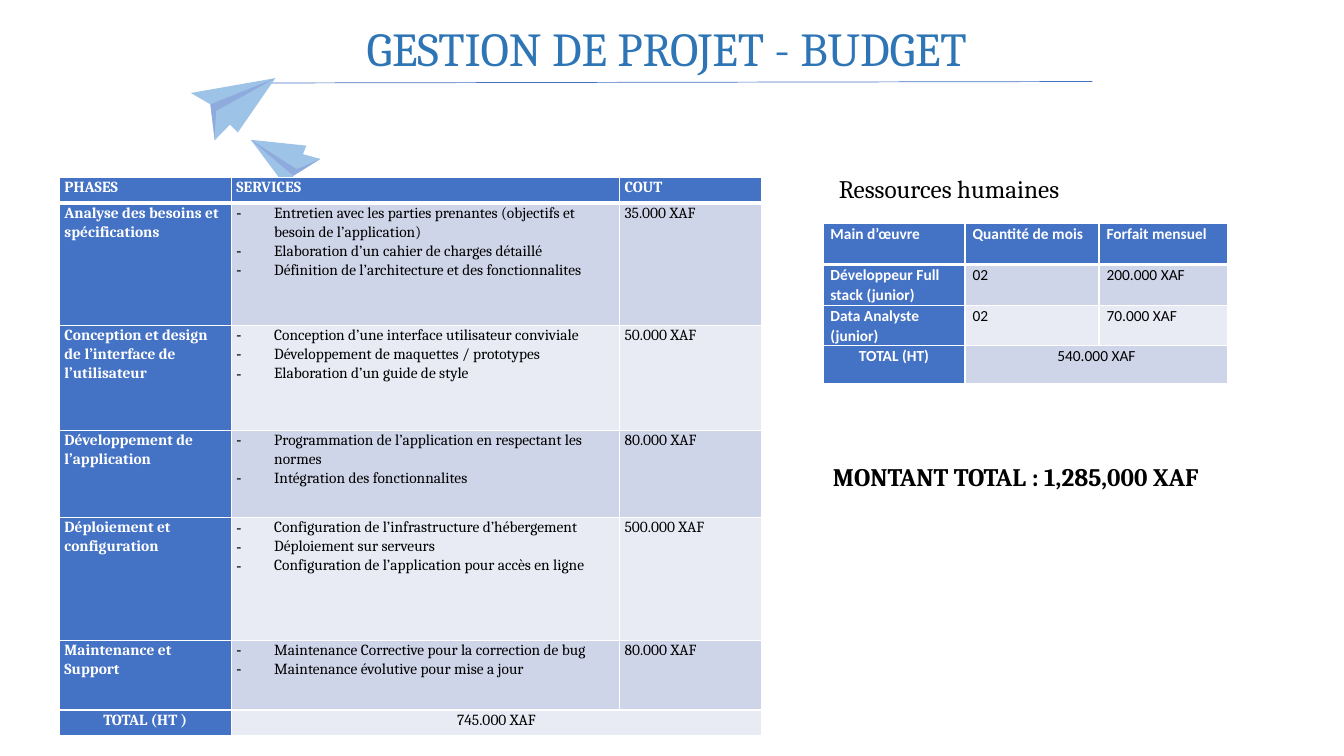
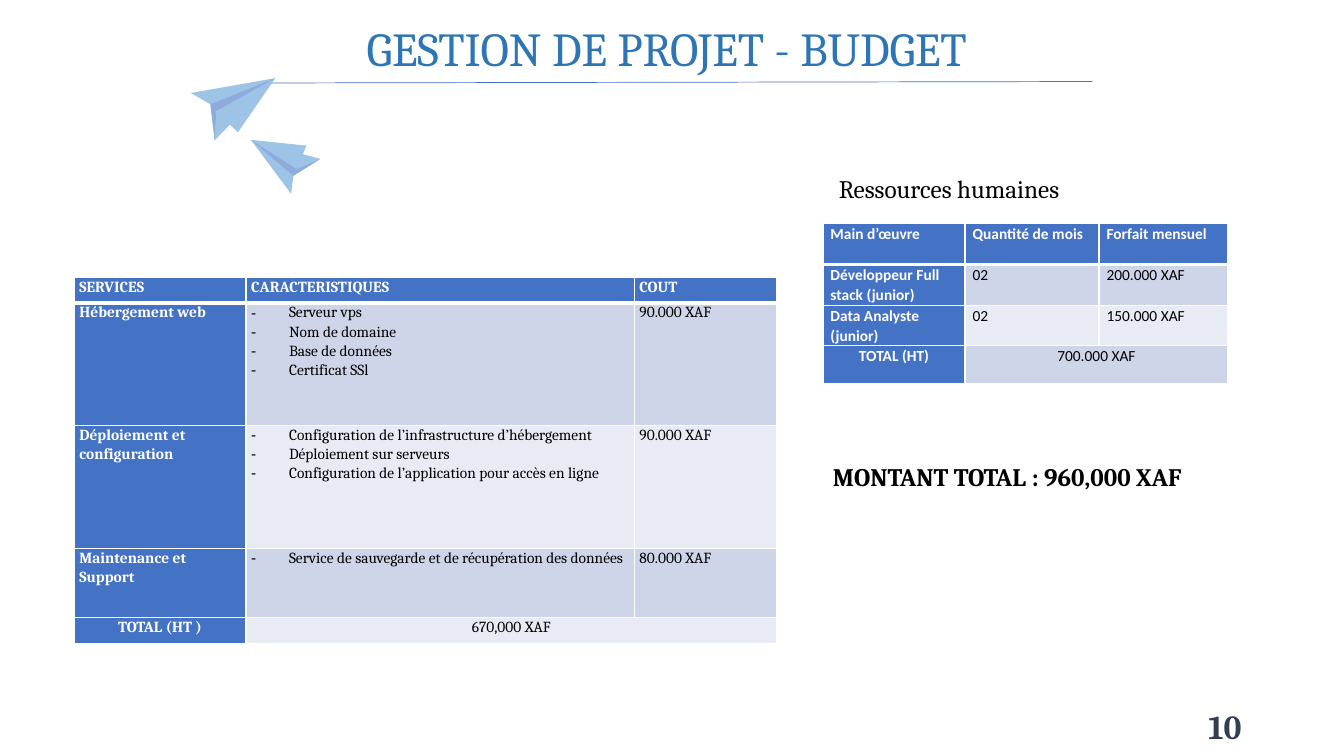
Before and after one commit to Claude127/stageX2, a slide deck: slide 10 of Presentation1.pptx. Drawn at 1344x756 pixels with LibreOffice and Linux fonts; fonts in the diff are those of the drawing. Boxes give left, top, right and bottom in pixels: in the first picture for what was removed or moved away, otherwise in the second. Text is boxed around its words. In the diff, an @@ line names an element or a change of style, - is before the commit and + after.

```diff
--- a/Presentation1.pptx
+++ b/Presentation1.pptx
@@ table at bbox=[823, 223, 1228, 382] @@
-row 3, column 3: 70.000 XAF
+row 3, column 3: 150.000 XAF
-row 4, column 2: 540.000 XAF
+row 4, column 2: 700.000 XAF
@@ table at bbox=[75, 277, 777, 643] @@
-row 1: PHASES | SERVICES | COUT
-row 2: Analyse des besoins et spécifications | Entretien avec les parties prenantes (objectifs et besoin de l’application) / Elaboration d’un cahier de charges détaillé / Définition de l’architecture et des fonctionnalites | 35.000 XAF
-row 3: Conception et design de l’interface de l’utilisateur | Conception d’une interface utilisateur conviviale / Développement de maquettes / prototypes / Elaboration d’un guide de style | 50.000 XAF
-row 4: Développement de l’application | Programmation de l’application en respectant les normes / Intégration des fonctionnalites | 80.000 XAF
-row 5: Déploiement et configuration | Configuration de l’infrastructure d’hébergement / Déploiement sur serveurs / Configuration de l’application pour accès en ligne | 500.000 XAF
-row 6: Maintenance et Support | Maintenance Corrective pour la correction de bug / Maintenance évolutive pour mise a jour | 80.000 XAF
-row 7: TOTAL (HT ) | 745.000 XAF | 
+row 1: SERVICES | CARACTERISTIQUES | COUT
+row 2: Hébergement web | Serveur vps / Nom de domaine / Base de données / Certificat SSl | 90.000 XAF
+row 3: Déploiement et configuration | Configuration de l’infrastructure d’hébergement / Déploiement sur serveurs / Configuration de l’application pour accès en ligne | 90.000 XAF
+row 4: Maintenance et Support | Service de sauvegarde et de récupération des données | 80.000 XAF
+row 5: TOTAL (HT ) | 670,000 XAF | 
@@ table: place and size @@
-table at bbox=[59, 177, 762, 736]
+table at bbox=[75, 277, 777, 643]
@@ text at bbox=[833, 469, 1181, 490]: text changed @@
-MONTANT TOTAL : 1,285,000 XAF
+MONTANT TOTAL : 960,000 XAF
@@ page number added at bbox=[1208, 716, 1241, 740], 24 pt, text #333F50, bold @@
+10
```
Also in this commit, not shown: 12 other slides changed, 3 slides added, 5 other files.
